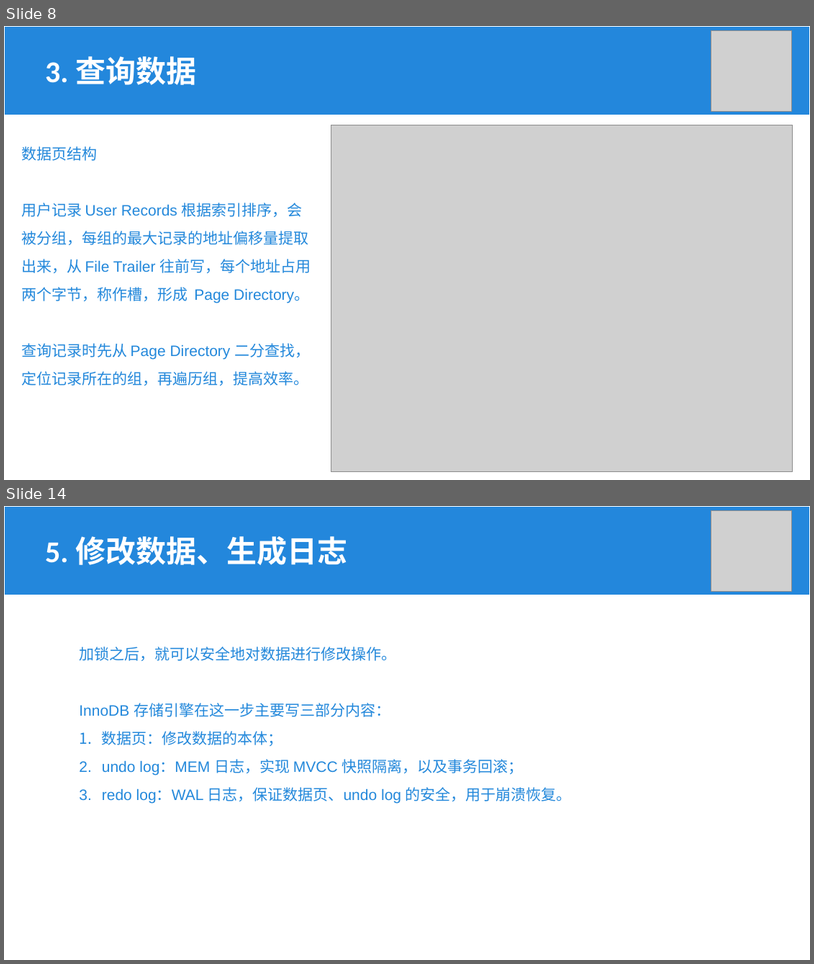
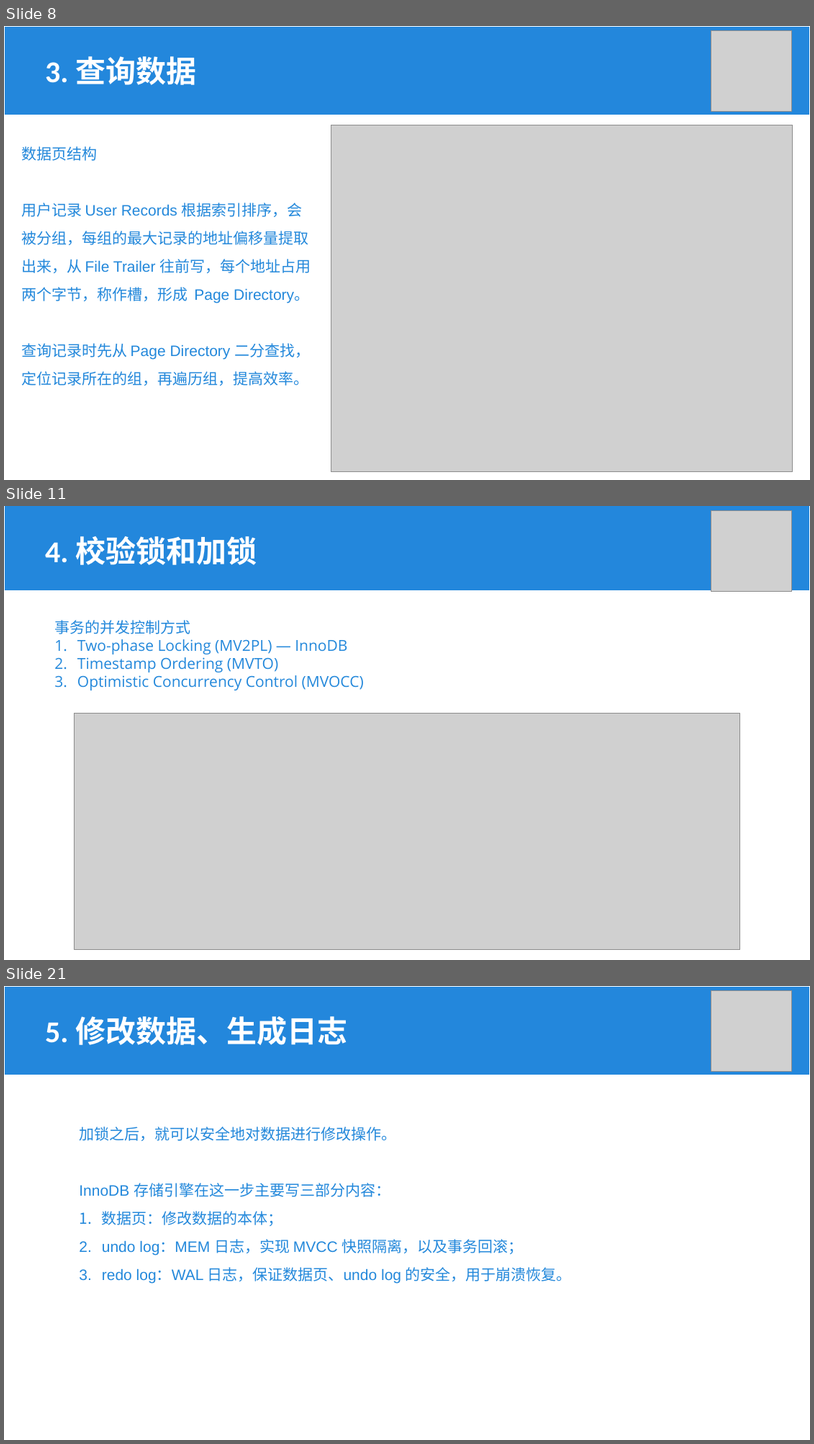
Before and after one commit to Khighness/bplustree, a slide deck: docs/cantai.pptx. Shown one above the other, each under a label of ours: slides 8 and 14 before the commit, slides 8, 11 and 21 after it; the slides between them are not shown. The pictures are 814x964 and 814x1444 pixels, drawn with LibreOffice and Linux fonts; fonts in the diff are those of the drawing; grey boxes stand for pictures. Boxes give left, top, right and bottom in pixels: in the first picture for what was removed or moved away, otherwise in the second. Text is boxed around its words. In the diff, an @@ line names an element or a change of style, - is before the commit and + after.

```diff
--- a/docs/cantai.pptx
+++ b/docs/cantai.pptx
@@ slide 11 added at [4,506,810,960], background #FFFFFF @@
@@ rectangle added at [4,506,810,591], fill #2387DC, outline #FFFFFF 1 pt @@
@@ picture added at [712,510,792,591] @@
@@ text added at [45,536,257,565], 36 pt, text #FFFFFF, bold @@
+4. 校验锁和加锁
@@ text added at [54,620,364,690], 18 pt, text #2388DB @@
+事务的并发控制方式
+1. Two-phase Locking (MV2PL) — InnoDB
+2. Timestamp Ordering (MVTO)
+3. Optimistic Concurrency Control (MVOCC)
@@ picture added at [74,713,741,949] @@
@@ what was slide 14 is now slide 21 @@
```
Also in this commit, not shown: 5 slides changed, 6 other slides added, 1 other file.
